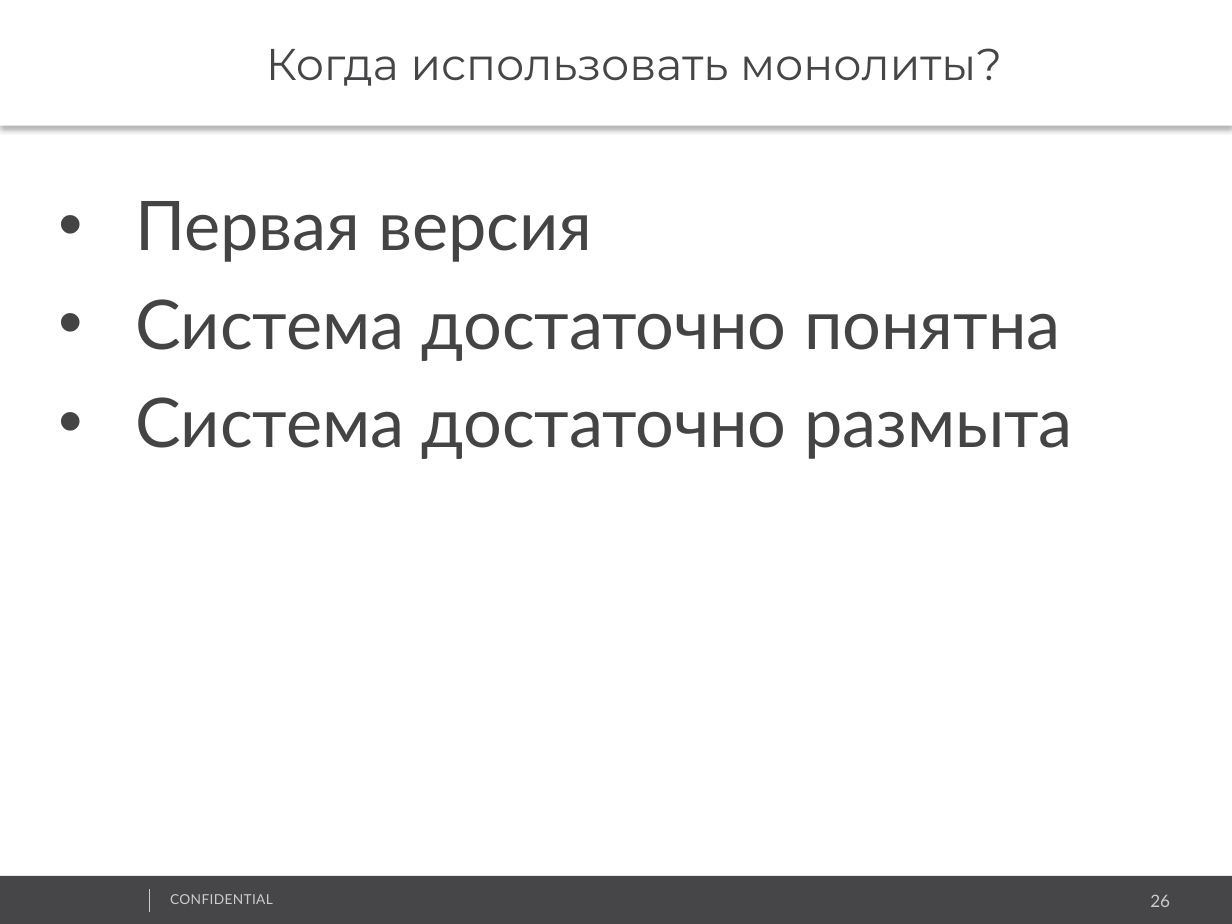
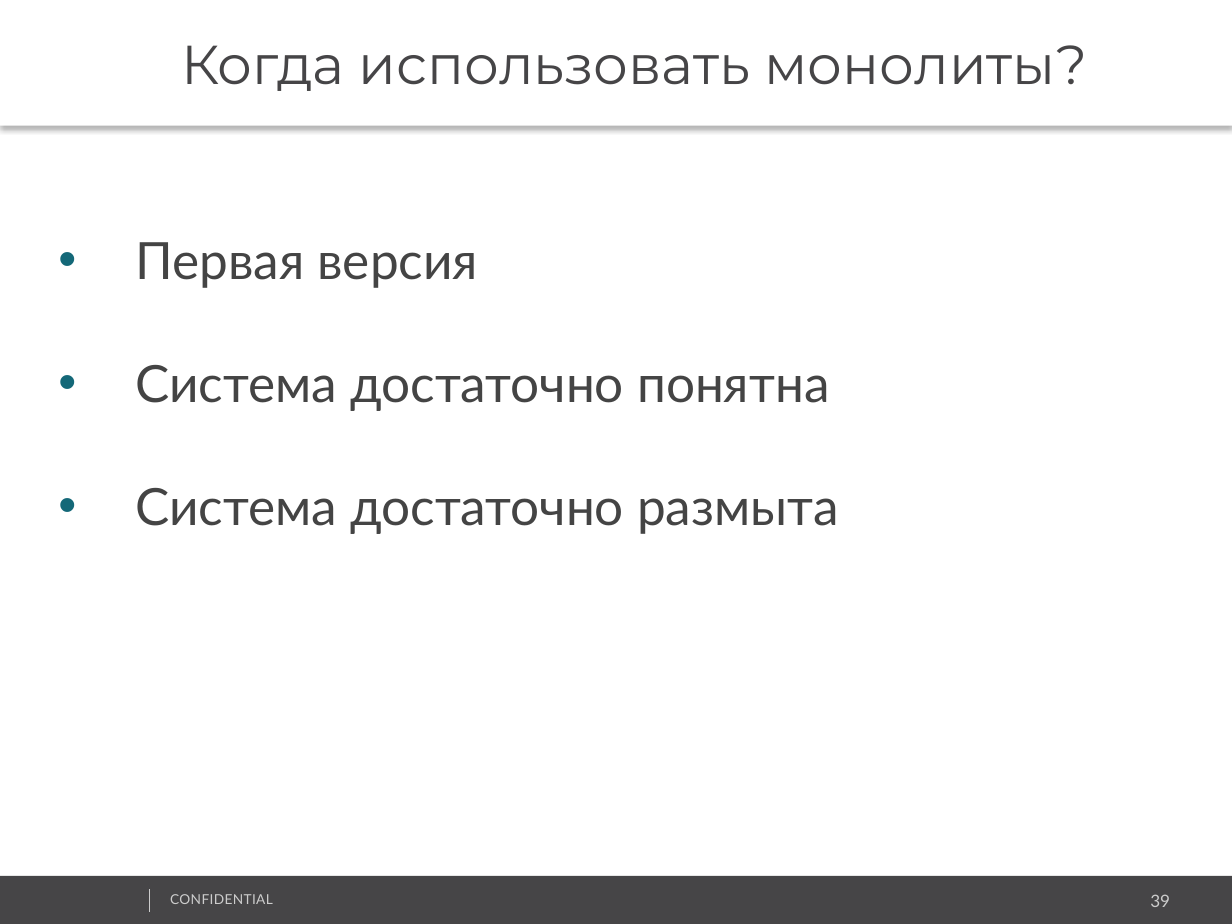
Before and after one commit to vitali-kviatkouski/personal, a slide deck: slide 39 of Microservices_Template.pptx (slide 26 before the commit). Drawn at 1232x924 pixels with LibreOffice and Linux fonts; fonts in the diff are those of the drawing; background and template pictures are left out. Boxes give left, top, right and bottom in pixels: in the first picture for what was removed or moved away, otherwise in the second. Text is boxed around its words. In the diff, an @@ line names an element or a change of style, - is before the commit and + after.

```diff
--- a/Microservices_Template.pptx
+++ b/Microservices_Template.pptx
@@ text "Когда использовать монолиты?" at [0,0,1232,126]: size 26 to 32 pt; more space between paragraphs @@
@@ text "Первая версия" at [135,242,839,534]: size 40 to 30 pt; line spacing 1.2 to 2 @@
@@ page number at [1150,894,1170,907]: text changed @@
-26
+39
```
Also in this commit, not shown: 23 other slides changed, 15 slides added, 2 slides removed.
